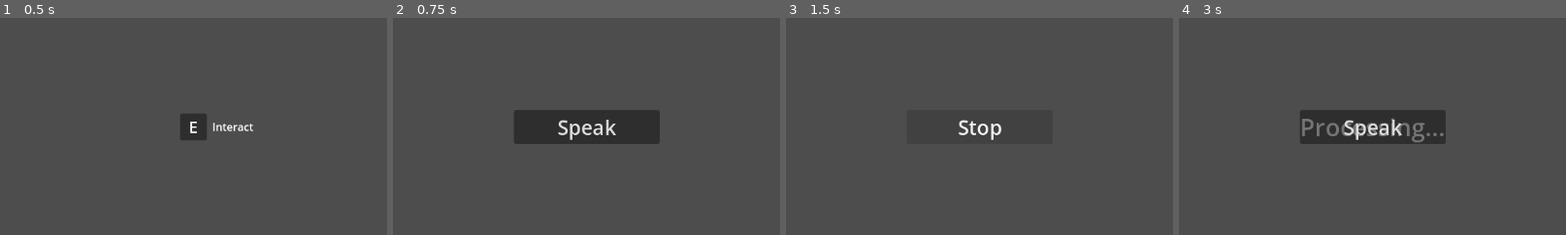
Above: before the commit, frames 1-4 (left to right).
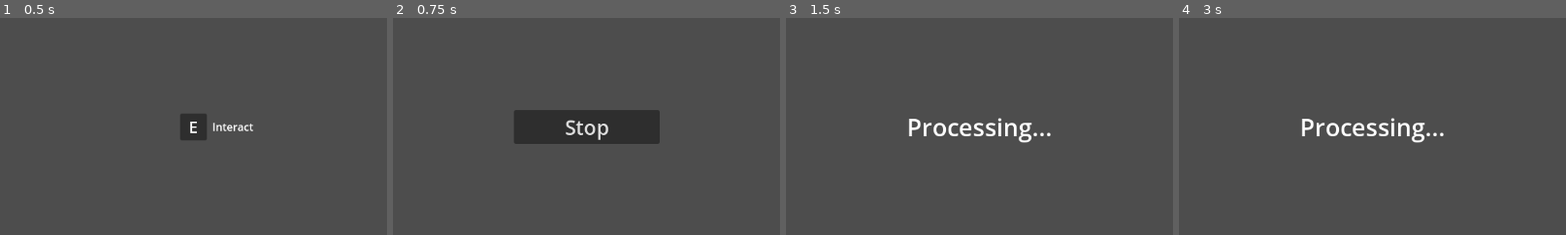
Above: after the commit, the same moments.

Repository: Skyvastern/the-aspiring-deva
Game: Godot game, scene res://main/main.tscn
The game is run twice, just before and just after one commit, with the same random seed, the same clock (stepped at 60 frames per second) and the same inputs.
Inputs (mouse positions are % of the whole screen's width and height, from its top left):
- Up to frame 1 (0.5 s): no input
- Up to frame 2 (0.75 s): tap Enter at 0.5 s; tap E (interact) at 0.6 s
- Up to frame 3 (1.5 s): click (50, 50) at 1.25 s, where only the run before the commit has a clickable "Speak"
- Up to frame 4 (3 s): click (50, 50) at 2 s, where only the run before the commit has a clickable "Stop"; tap Space at 2.75 s; tap E (interact) at 2.85 s
The pictures show only the part of the screen within x 25-75%, y 25-75%; the shares and areas given below are measured in that part.

Frame 1 is identical in both runs. In frame 2, 0.7% of the frame differs, in the area x 42-58%, y 46-57%; in frame 3, 1.4%; in frame 4, 5.7%, in the area x 31-69%, y 42-59%.
Error in both runs: Trying to assign value of type 'Nil' to a variable of type 'Dictionary'. (res://main/api/speech_to_speech_api/speech_to_speech_api.gd:23)

Commit message:
Update audio_record_auto to begin recording automatically

Diff:
--- a/frontend/main/audio_record_auto/audio_record_auto.gd
+++ b/frontend/main/audio_record_auto/audio_record_auto.gd
@@ -2,7 +2,7 @@
 class_name AudioRecordAuto
 
 @export_group("UI")
-@export var speak_btn: Button
+@export var stop_btn: Button
 
 @export_group("References")
 @export var audio_record: AudioStreamPlayer
@@ -14,24 +14,30 @@
 
 
 func _ready() -> void:
-	speak_btn.pressed.connect(_on_speak_btn_pressed)
+	stop_btn.pressed.connect(_on_stop_btn_pressed)
 
+	_setup()
+	_start_recording()
+
+
+func _setup() -> void:
 	var index: int = AudioServer.get_bus_index("Record")
 	effect = AudioServer.get_bus_effect(index, 0)
 
+
+func _start_recording() -> void:
 	audio_record.play()
+	effect.set_recording_active(true)
 
 
-func _on_speak_btn_pressed() -> void:
+func _on_stop_btn_pressed() -> void:
 	if effect.is_recording_active():
+		stop_btn.disabled = true
+
 		recording = effect.get_recording()
 		effect.set_recording_active(false)
 
-		speak_btn.text = "Processing..."
-		speak_btn.disabled = true
-
 		var base64: String = _get_audio_base64()
-
 		Global.load_scene(
 			self,
 			get_parent(),
@@ -44,8 +50,7 @@
 			]
 		)
 	else:
-		effect.set_recording_active(true)
-		speak_btn.text = "Stop"
+		push_warning("Audio recording was off!")
 
 
 func _get_audio_base64() -> String:
--- a/frontend/main/audio_record_auto/audio_record_auto.tscn
+++ b/frontend/main/audio_record_auto/audio_record_auto.tscn
@@ -4,7 +4,7 @@
 
 [sub_resource type="AudioStreamMicrophone" id="AudioStreamMicrophone_lrvel"]
 
-[node name="AudioRecordAuto" type="Control" node_paths=PackedStringArray("speak_btn", "audio_record", "audio_player")]
+[node name="AudioRecordAuto" type="Control" node_paths=PackedStringArray("stop_btn", "audio_record", "audio_player")]
 layout_mode = 3
 anchors_preset = 8
 anchor_left = 0.5
@@ -14,7 +14,7 @@
 grow_horizontal = 2
 grow_vertical = 2
 script = ExtResource("1_n35vx")
-speak_btn = NodePath("SpeakBtn")
+stop_btn = NodePath("StopBtn")
 audio_record = NodePath("AudioRecord")
 audio_player = NodePath("AudioPlayer")
 npc_speak_auto_scene_path = "res://main/npc/npc_speak_auto/npc_speak_auto.tscn"
@@ -25,7 +25,7 @@
 
 [node name="AudioPlayer" type="AudioStreamPlayer" parent="."]
 
-[node name="SpeakBtn" type="Button" parent="."]
+[node name="StopBtn" type="Button" parent="."]
 layout_mode = 1
 anchors_preset = 8
 anchor_left = 0.5
@@ -41,4 +41,4 @@
 size_flags_horizontal = 3
 focus_mode = 0
 theme_override_font_sizes/font_size = 30
-text = "Speak"
+text = "Stop"
--- a/frontend/main/npc/npc_interact/npc_interact.gd
+++ b/frontend/main/npc/npc_interact/npc_interact.gd
@@ -21,7 +21,7 @@
 		ui.visible = false
 
 		var audio_record_auto: AudioRecordAuto = audio_record_auto_scene.instantiate()
-		add_child(audio_record_auto)
+		screens.add_child(audio_record_auto)
 
 		Global.active_npc = npc
 
